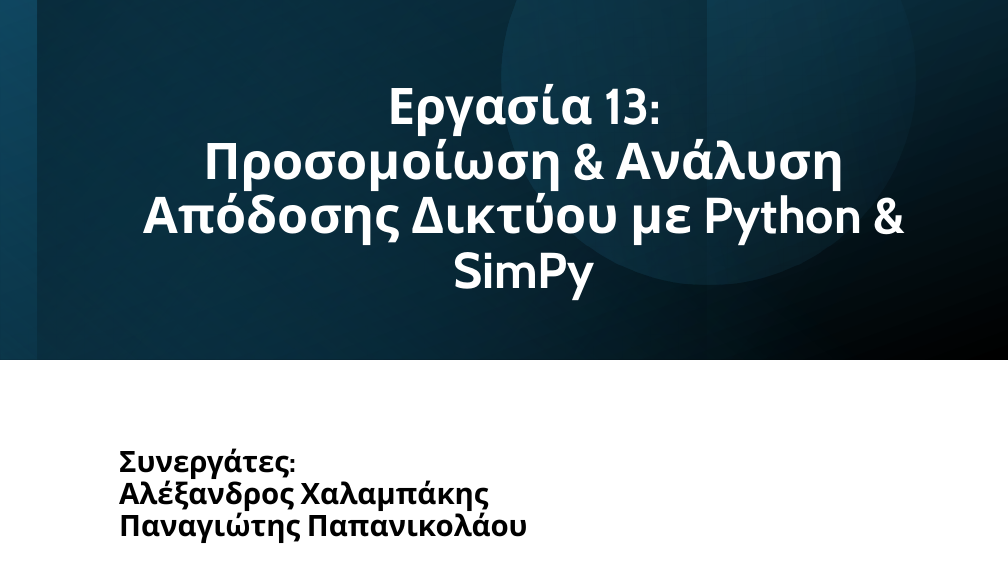
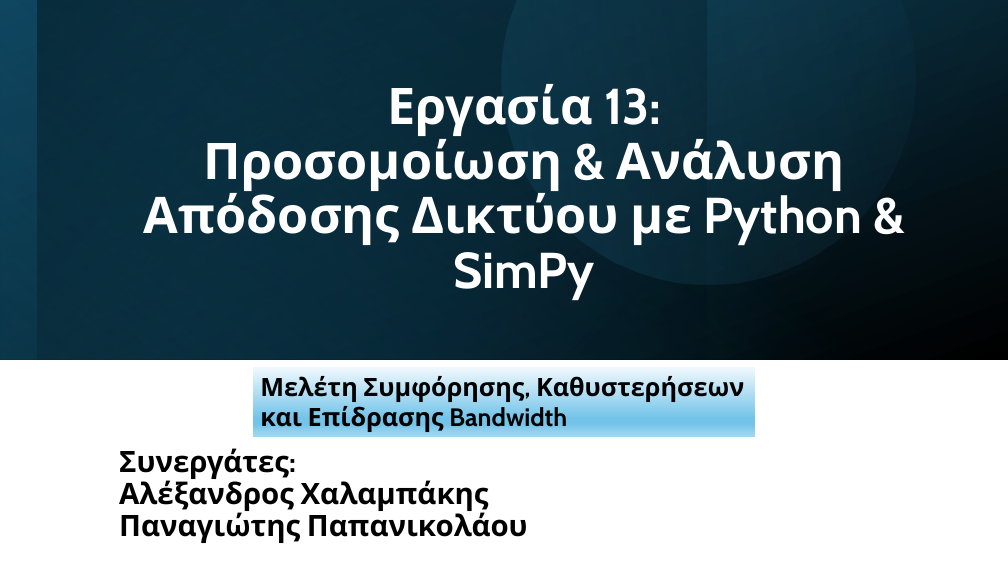
Before and after one commit to AlexandrosChal/Event-driven-network-simulation-in-Python-and-SimPy, a slide deck: slide 1 of Παρουσίαση.pptx. Drawn at 1008x567 pixels with LibreOffice and Linux fonts; fonts in the diff are those of the drawing. Boxes give left, top, right and bottom in pixels: in the first picture for what was removed or moved away, otherwise in the second. Text is boxed around its words. In the diff, an @@ line names an element or a change of style, - is before the commit and + after.

```diff
--- a/Παρουσίαση.pptx
+++ b/Παρουσίαση.pptx
@@ rectangle added at bbox=[253, 368, 755, 436], fill gradient #F0F8FD to #74C4E9 to #A2D8F0, 24 pt, text #000000, bold @@
+Μελέτη Συμφόρησης, Καθυστερήσεων και Επίδρασης Bandwidth
```
Also in this commit, not shown: 3 other slides changed, 7 slides added, 6 slides removed, 1 other file.
